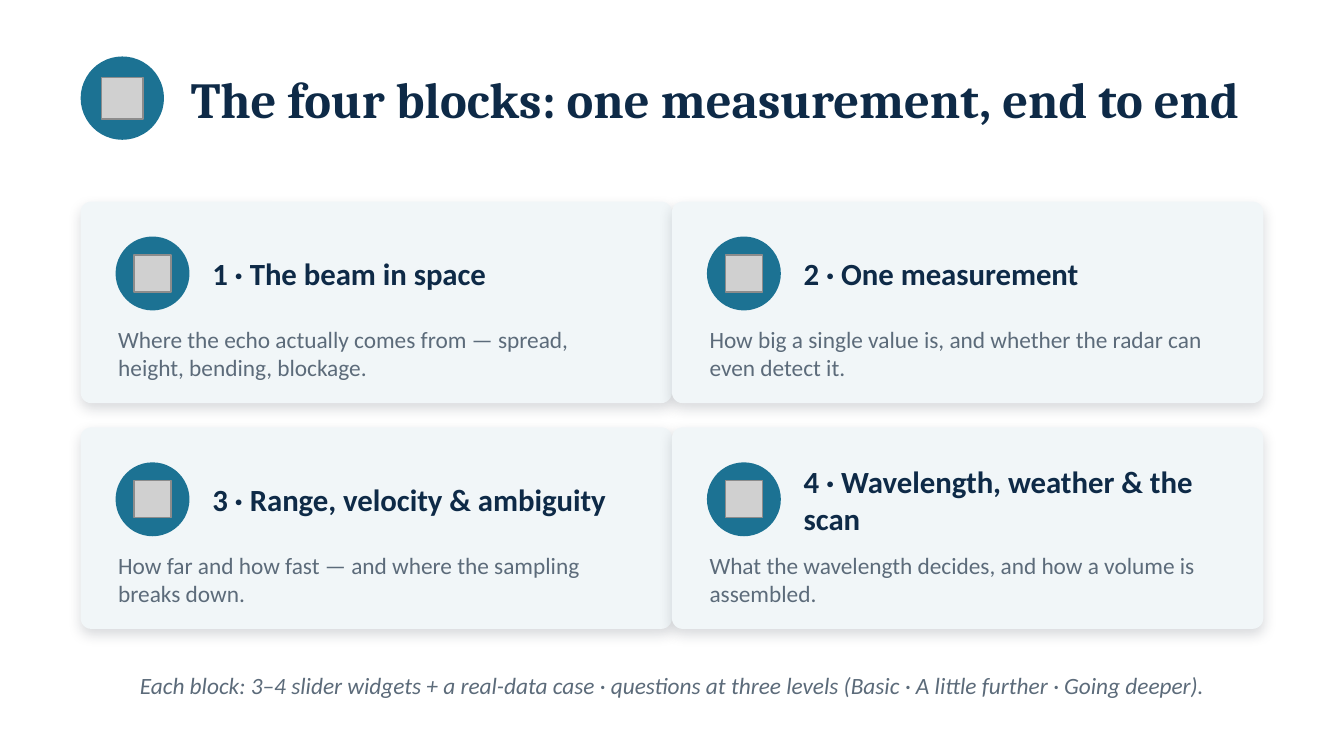
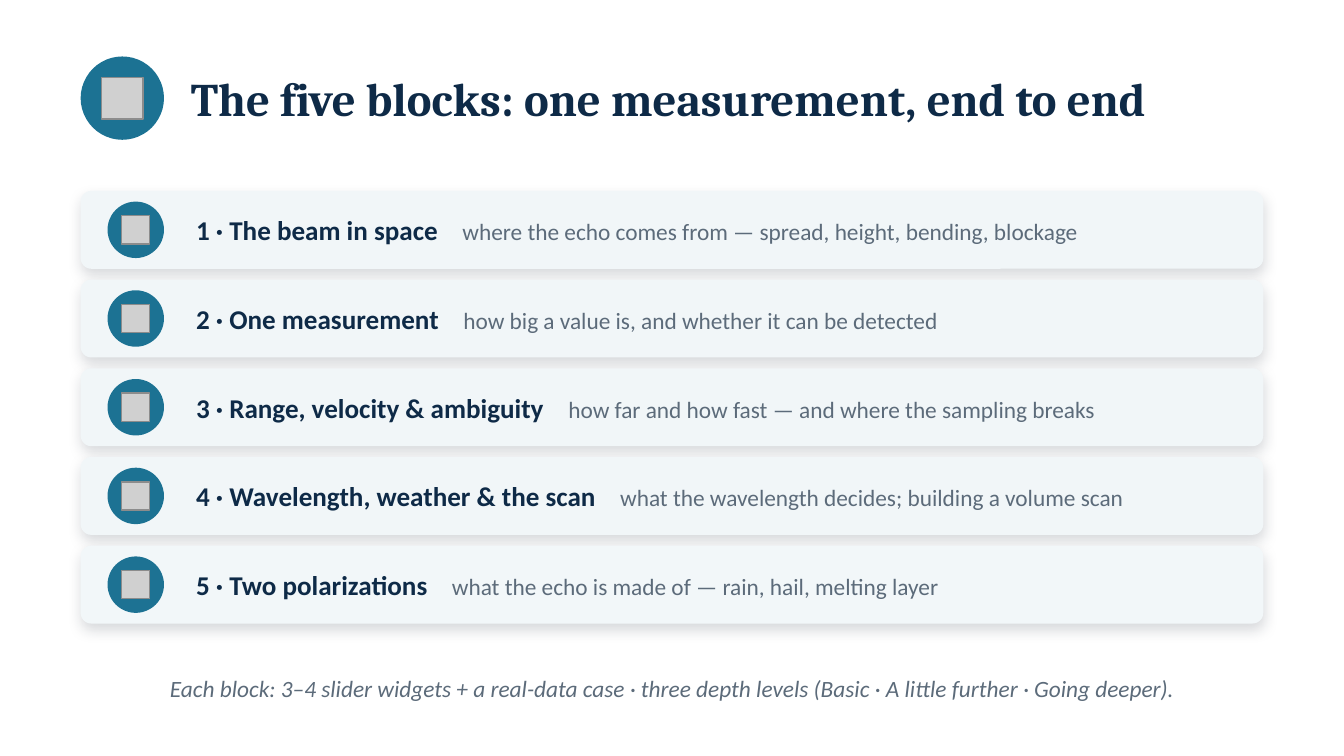
Before and after one commit to sebastiantorr/Clouds4Africa, a slide deck: slide 2 of Reading_the_Radar_pre-block_slides.pptx. Drawn at 1344x756 pixels with LibreOffice and Linux fonts; fonts in the diff are those of the drawing; grey boxes stand for pictures. Boxes give left, top, right and bottom in pixels: in the first picture for what was removed or moved away, otherwise in the second. Text is boxed around its words. In the diff, an @@ line names an element or a change of style, - is before the commit and + after.

```diff
--- a/Reading_the_Radar_pre-block_slides.pptx
+++ b/Reading_the_Radar_pre-block_slides.pptx
@@ text at bbox=[191, 83, 1146, 123]: text changed; size 27 to 25 pt @@
-The four blocks: one measurement, end to end
+The five blocks: one measurement, end to end
@@ rounded rectangle: place and size @@
-rounded rectangle at bbox=[81, 202, 672, 403]
+rounded rectangle at bbox=[81, 191, 1263, 269]
@@ rounded rectangle at bbox=[81, 191, 1263, 269]: proportions changed @@
@@ ellipse: place and size @@
-ellipse at bbox=[116, 237, 190, 310]
+ellipse at bbox=[108, 202, 164, 258]
@@ rounded rectangle removed at bbox=[672, 202, 1263, 403] @@
@@ picture: place and size @@
-picture at bbox=[134, 255, 172, 293]
+picture at bbox=[122, 215, 151, 243]
@@ text at bbox=[196, 221, 1077, 245]: text changed; size 16.5 to 12.5 pt; text colour #0E2A47 to #5C6B7A; bold off @@
-1 · The beam in space
+1 · The beam in space where the echo comes from — spread, height, bending, blockage
@@ ellipse removed at bbox=[707, 237, 781, 310] @@
@@ text removed at bbox=[804, 265, 1079, 286] @@
-2 · One measurement
@@ rounded rectangle added at bbox=[81, 280, 1263, 358], fill #F1F6F8 @@
@@ ellipse added at bbox=[108, 290, 164, 347], fill #1C7293 @@
@@ vertical alignment top to middle in 3 elements at bbox=[196, 576, 938, 600], bbox=[196, 399, 1094, 423], bbox=[196, 311, 937, 333] @@
@@ picture: place and size @@
-picture at bbox=[726, 255, 763, 293]
+picture at bbox=[122, 305, 151, 333]
@@ text at bbox=[196, 311, 937, 333]: text changed @@
-How big a single value is, and whether the radar can even detect it.
+2 · One measurement how big a value is, and whether it can be detected
@@ text removed at bbox=[118, 332, 568, 380] @@
-Where the echo actually comes from — spread, height, bending, blockage.
@@ rounded rectangle added at bbox=[81, 368, 1263, 446], fill #F1F6F8 @@
@@ ellipse added at bbox=[108, 379, 164, 435], fill #1C7293 @@
@@ picture: place and size @@
-picture at bbox=[134, 481, 172, 519]
+picture at bbox=[122, 392, 151, 421]
@@ text at bbox=[196, 399, 1094, 423]: text changed @@
-How far and how fast — and where the sampling breaks down.
+3 · Range, velocity & ambiguity how far and how fast — and where the sampling breaks
@@ rounded rectangle removed at bbox=[81, 427, 672, 629] @@
@@ rounded rectangle removed at bbox=[672, 427, 1263, 629] @@
@@ rounded rectangle added at bbox=[81, 457, 1263, 535], fill #F1F6F8 @@
@@ ellipse: place and size @@
-ellipse at bbox=[116, 462, 190, 536]
+ellipse at bbox=[108, 468, 164, 524]
@@ ellipse removed at bbox=[707, 462, 781, 536] @@
@@ picture: place and size @@
-picture at bbox=[726, 481, 763, 519]
+picture at bbox=[122, 481, 151, 509]
@@ text at bbox=[196, 487, 1123, 511]: text changed; size 16.5 to 12.5 pt; text colour #0E2A47 to #5C6B7A; bold off @@
-4 · Wavelength, weather & the scan
+4 · Wavelength, weather & the scan what the wavelength decides; building a volume scan
@@ text removed at bbox=[212, 489, 606, 517] @@
-3 · Range, velocity & ambiguity
@@ rounded rectangle added at bbox=[81, 546, 1263, 624], fill #F2F7F9 @@
@@ ellipse added at bbox=[108, 556, 164, 613], fill #1D7293 @@
@@ picture added at bbox=[122, 571, 151, 599] @@
@@ text at bbox=[196, 576, 938, 600]: text changed @@
-What the wavelength decides, and how a volume is assembled.
+5 · Two polarizations what the echo is made of — rain, hail, melting layer
@@ text at bbox=[170, 680, 1173, 701]: text changed @@
-Each block: 3–4 slider widgets + a real-data case · questions at three levels (Basic · A little further · Going deeper).
+Each block: 3–4 slider widgets + a real-data case · three depth levels (Basic · A little further · Going deeper).
```
Also in this commit, not shown: 1 other slide changed, 6 slides added, 4 other files.
